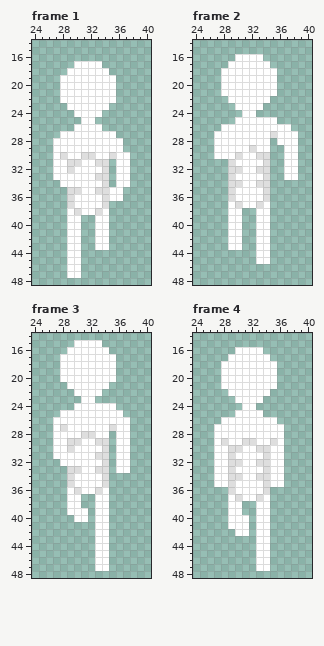
Pixel-art file -- Assets/Art/Characters/Player/Run/Player_Run_Down.aseprite. This is how it looked before the edit.
64x64 pixels, 8 frames. Shown: frame 1: x 24..40, y 14..48; frame 2: x 24..40, y 14..48; frame 3: x 24..40, y 14..48; frame 4: x 24..40, y 14..48. The commit also changed other frames, which this record leaves out.
Once edited:
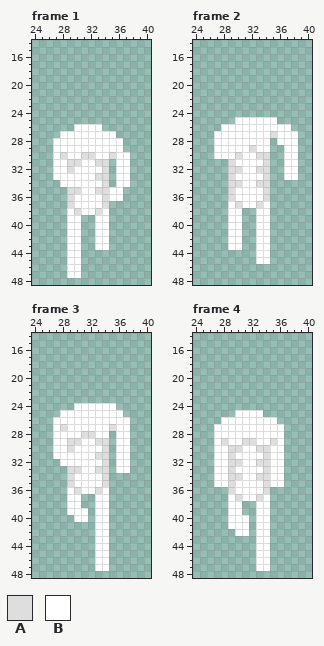
Palette (. is transparent): A #dedede  B #ffffff
Edits made:
layer "Body Parts/Head" now hidden
Frame 1:
y 17: x 30..33 BBBB -> ....
y 18: x 29..34 BBBBBB -> ......
y 19..22: x 28..35 BBBBBBBB -> ........
y 23: x 29..34 BBBBBB -> ......
y 24: x 30..33 BBBB -> ....
y 25: x 31..32 BB -> ..
Frame 2:
y 16: x 30..33 BBBB -> ....
y 17: x 29..34 BBBBBB -> ......
y 18..21: x 28..35 BBBBBBBB -> ........
y 22: x 29..34 BBBBBB -> ......
y 23: x 30..33 BBBB -> ....
y 24: x 31..32 BB -> ..
Frame 3:
y 15: x 30..33 BBBB -> ....
y 16: x 29..34 BBBBBB -> ......
y 17..20: x 28..35 BBBBBBBB -> ........
y 21: x 29..34 BBBBBB -> ......
y 22: x 30..33 BBBB -> ....
y 23: x 31..32 BB -> ..
Frame 4: the same change as frame 2
